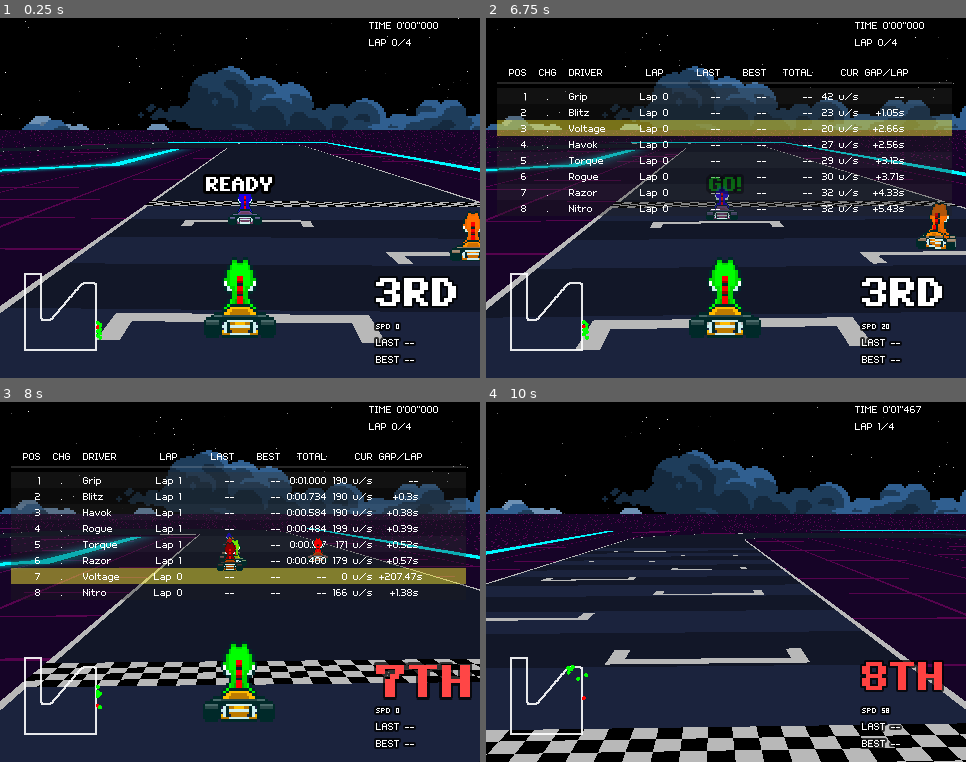
Above: before the commit, frames 1-4 (two rows, left to right).
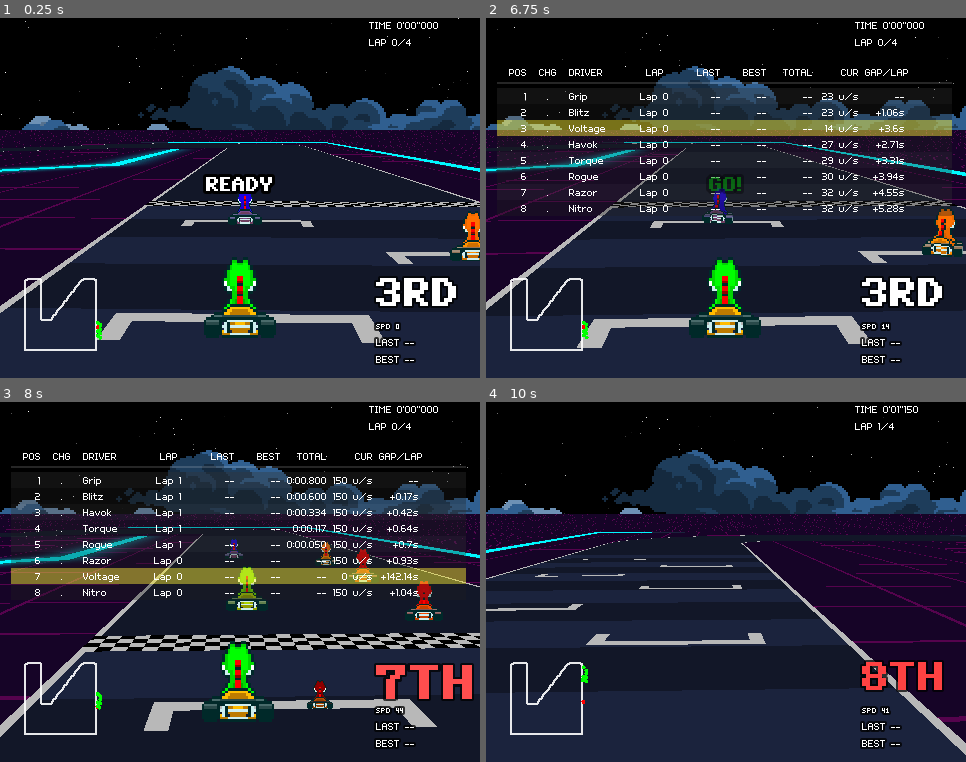
Above: after the commit, the same moments.

Repository: Tekknobot/Kart7
Game: Godot game, scene res://Scenes/main.tscn
Two runs of this game, one before a commit and one after it. Both use one fixed random seed, a clock stepped at 60 frames per second and the inputs below.
Inputs (mouse positions are in pixels of both pictures, inside the frame that each line leads up to):
- Up to frame 1 (0.25 s): no input
- Up to frame 2 (6.75 s): tap Enter (ui_accept) at 0.5, 5.75, 6.5 s; move the mouse to (831, 180) at 0.52 s; hold D (Right) 0.53-1.25 s; hold Shift (Drift) 0.53-1.25 s; click (831, 180) at 0.67 s; tap Space (Hop) at 0.77, 3.77 s; drag from (630, 216) to (702, 270) at 1.27 s; move the mouse to (774, 118) at 2.02 s; hold D (Right) 2.03-2.75 s; tap Tab at 2.1, 6.6 s; drag from (702, 270) to (582, 144) at 2.77 s; move the mouse to (870, 252) at 3.52 s; hold A (Left) 3.53-4.25 s; tap E (Item) at 3.6 s; drag from (582, 144) to (654, 108) at 4.27 s; move the mouse to (750, 198) at 5.02 s; hold S (Brake) 5.03-5.75 s; hold Shift (Drift) 5.03-5.75 s; click (750, 198) at 5.17 s; drag from (654, 108) to (630, 216) at 5.77 s; move the mouse to (831, 180) at 6.52 s; hold W (Forward) from 6.53 s (still down)
- Up to frame 3 (8 s): tap Space (Hop) at 6.77 s; release W (Forward) at 7.25 s; drag from (144, 600) to (216, 654) at 7.27 s
- Up to frame 4 (10 s): move the mouse to (774, 502) at 8.02 s; hold S (Brake) 8.03-8.75 s; tap E (Item) at 8.1 s; drag from (702, 654) to (582, 528) at 8.77 s; move the mouse to (870, 636) at 9.52 s; hold W (Forward) from 9.53 s (still down); hold Shift (Drift) from 9.53 s (still down); click (870, 636) at 9.67 s; tap Space (Hop) at 9.77 s

The runs differ from the first frame. In frame 1, 0.2% of the frame differs, in the area x 5-21%, y 70-85%; in frame 2, 2.4%; in frame 3, 17%; in frame 4, 17%, in the area x 0-100%, y 1-100%.

Commit message:
Dial in look aheads for AI.

Diff:
--- a/Scenes/main.tscn
+++ b/Scenes/main.tscn
@@ -1164,8 +1164,10 @@
 [node name="Voltage" type="Node2D" parent="Sprite Handler/Racers" node_paths=PackedStringArray("_collisionHandler", "_spriteGFX")]
 position = Vector2(-1.52588e-05, 0)
 script = ExtResource("8_lejxo")
+DUST_ON_MULT = 1.0
 collision_radius_px = 1.0
-_movementAccel = 130.0
+_movementAccel = 90.0
+_movementDeaccel = 90.0
 _collisionHandler = NodePath("../../../Map/Collision Handler")
 path_ref = NodePath("../../../SubViewport/PathOverlay2D")
 pseudo3d_ref = NodePath("../../../Map")
@@ -1177,6 +1179,7 @@
 ai_target_speed = 0.0
 mult_gravel = 0.75
 mult_offroad = 0.55
+broadcast_view_to_opponents = true
 _spriteGFX = NodePath("GFX")
 _mapPosition = Vector3(951, 0, 775)
 sprite_graphic_path = NodePath("GFX2/AngleSprite")
@@ -1285,41 +1288,61 @@
 [node name="Grip" type="Node2D" parent="Sprite Handler/Racers" node_paths=PackedStringArray("_collisionHandler", "_spriteGFX")]
 script = ExtResource("16_hibaj")
 player_ref = NodePath("../Voltage")
-lane_offset_px = 16.0
+lane_offset_px = 8.0
 target_speed = 150.0
-accel = 120.0
-max_speed_override = 420.0
+accel = 90.0
+max_turn_rate = 6.0
+lookahead_px = 16.0
+steer_gain = 4.0
+max_speed_override = 150.0
 catchup_gain_speed = 0.0
 min_ratio_vs_player = 1.0
 race_manager_ref = NodePath("../../../RaceManager")
-diff_speed_per_lap = 100.0
-diff_max_speed_per_lap = 5.0
+diff_speed_per_lap = 25.0
+diff_max_speed_per_lap = 25.0
+diff_catchup_gain_per_lap = 10.0
+diff_turn_per_lap = 4.0
 diff_max_speed_cap = 190.0
 diff_max_min_ratio = 1.0
-lane_lerp_hz = 16.0
+avoid_lookahead_s = 0.85
+avoid_width_px = 16.0
+lane_lerp_hz = 8.0
+pass_bias_outer_on_turn = 2.0
 block_slow_mult = 0.019
 draft_dist_px = 128.0
 draft_lateral_px = 32.0
 draft_speed_bonus = 25.0
-humanize_amp_px = 3.0
-merge_time_s = 0.0
+humanize_amp_px = 8.0
+humanize_freq_hz = 0.25
+humanize_noise_hz = 0.15
+humanize_nearby_fade_px = 16.0
+lookahead_px_base = 16.0
+lookahead_px_min = 16.0
+lookahead_px_max = 32.0
+lookahead_curv_boost = 64.0
+desired_yaw_half_life_s = 0.18
+merge_time_s = 1.2
 randomize_on_ready = true
-lane_chase_speed_px = 90.0
+lane_chase_speed_px = 150.0
+lane_chase_damp = 2.0
 _movementAccel = 90.0
-_movementDeaccel = 100.0
+_movementDeaccel = 90.0
 _collisionHandler = NodePath("../../../Map/Collision Handler")
 path_ref = NodePath("../../../SubViewport/PathOverlay2D")
 pseudo3d_ref = NodePath("../../../Map")
-lane_offset = 4.0
+lane_offset = 8.0
 ai_auto_launch = false
 ai_launch_delay_s = 0.0
 ai_launch_time_s = 0.0
-ai_target_speed = 110.0
+ai_target_speed = 150.0
 ai_auto_throttle = true
 ai_throttle_delay_s = 1.0
-mult_gravel = 0.019
-mult_offroad = 0.017
-mult_sink = 0.012
+ai_accel_per_sec = 0.0
+mult_gravel = 0.75
+mult_offroad = 0.55
+mult_sink = 0.33
+accel_surface_gain = 10.0
+broadcast_view_to_opponents = true
 _spriteGFX = NodePath("GFX/AngleSprite")
 
 [node name="GFX" type="Node" parent="Sprite Handler/Racers/Grip"]
@@ -1355,42 +1378,62 @@
 [node name="Torque" type="Node2D" parent="Sprite Handler/Racers" node_paths=PackedStringArray("_collisionHandler", "_spriteGFX")]
 script = ExtResource("16_hibaj")
 player_ref = NodePath("../Voltage")
-lane_offset_px = 16.0
+lane_offset_px = 8.0
 target_speed = 150.0
-accel = 120.0
-max_speed_override = 420.0
+accel = 90.0
+max_turn_rate = 6.0
+lookahead_px = 16.0
+steer_gain = 4.0
+max_speed_override = 150.0
 catchup_gain_speed = 0.0
 min_ratio_vs_player = 1.0
 race_manager_ref = NodePath("../../../RaceManager")
-diff_speed_per_lap = 100.0
-diff_max_speed_per_lap = 5.0
+diff_speed_per_lap = 25.0
+diff_max_speed_per_lap = 25.0
+diff_catchup_gain_per_lap = 10.0
+diff_turn_per_lap = 4.0
 diff_max_speed_cap = 195.0
 diff_max_min_ratio = 1.0
+avoid_lookahead_s = 0.85
+avoid_width_px = 16.0
+lane_lerp_hz = 8.0
+pass_bias_outer_on_turn = 2.0
 block_slow_mult = 0.019
 draft_dist_px = 128.0
 draft_lateral_px = 32.0
 draft_speed_bonus = 25.0
-humanize_amp_px = 3.0
-merge_time_s = 0.0
+humanize_amp_px = 8.0
+humanize_freq_hz = 0.25
+humanize_noise_hz = 0.15
+humanize_nearby_fade_px = 16.0
+lookahead_px_base = 16.0
+lookahead_px_min = 16.0
+lookahead_px_max = 32.0
+lookahead_curv_boost = 64.0
+desired_yaw_half_life_s = 0.18
+merge_time_s = 1.2
 randomize_on_ready = true
 random_seed = 1
-lane_chase_speed_px = 90.0
-_maxMovementSpeed = 110.0
+lane_chase_speed_px = 150.0
+lane_chase_damp = 2.0
 _movementAccel = 90.0
-_movementDeaccel = 100.0
+_movementDeaccel = 90.0
 _collisionHandler = NodePath("../../../Map/Collision Handler")
 path_ref = NodePath("../../../SubViewport/PathOverlay2D")
 pseudo3d_ref = NodePath("../../../Map")
-lane_offset = 4.0
+lane_offset = 8.0
 ai_auto_launch = false
 ai_launch_delay_s = 0.0
 ai_launch_time_s = 0.0
-ai_target_speed = 110.0
+ai_target_speed = 150.0
 ai_auto_throttle = true
 ai_throttle_delay_s = 1.0
-mult_gravel = 0.019
-mult_offroad = 0.017
-mult_sink = 0.012
+ai_accel_per_sec = 0.0
+mult_gravel = 0.75
+mult_offroad = 0.55
+mult_sink = 0.33
+accel_surface_gain = 10.0
+broadcast_view_to_opponents = true
 _spriteGFX = NodePath("GFX/AngleSprite")
 _mapPosition = Vector3(933, 0, 435)
 
@@ -1427,41 +1470,62 @@
 [node name="Razor" type="Node2D" parent="Sprite Handler/Racers" node_paths=PackedStringArray("_collisionHandler", "_spriteGFX")]
 script = ExtResource("16_hibaj")
 player_ref = NodePath("../Voltage")
-lane_offset_px = 16.0
+lane_offset_px = -8.0
 target_speed = 150.0
-accel = 120.0
-max_speed_override = 420.0
+accel = 90.0
+max_turn_rate = 6.0
+lookahead_px = 16.0
+steer_gain = 4.0
+max_speed_override = 150.0
 catchup_gain_speed = 0.0
 min_ratio_vs_player = 1.0
 race_manager_ref = NodePath("../../../RaceManager")
-diff_speed_per_lap = 100.0
-diff_max_speed_per_lap = 5.0
+diff_speed_per_lap = 25.0
+diff_max_speed_per_lap = 25.0
+diff_catchup_gain_per_lap = 10.0
+diff_turn_per_lap = 4.0
 diff_max_speed_cap = 200.0
 diff_max_min_ratio = 1.0
+avoid_lookahead_s = 0.85
+avoid_width_px = 16.0
+lane_lerp_hz = 8.0
+pass_bias_outer_on_turn = 2.0
 block_slow_mult = 0.019
 draft_dist_px = 128.0
 draft_lateral_px = 32.0
 draft_speed_bonus = 25.0
-humanize_amp_px = 3.0
-merge_time_s = 0.0
+humanize_amp_px = 8.0
+humanize_freq_hz = 0.25
+humanize_noise_hz = 0.15
+humanize_nearby_fade_px = 16.0
+lookahead_px_base = 16.0
+lookahead_px_min = 16.0
+lookahead_px_max = 32.0
+lookahead_curv_boost = 64.0
+desired_yaw_half_life_s = 0.18
+merge_time_s = 1.2
 randomize_on_ready = true
 random_seed = 2
-lane_chase_speed_px = 90.0
-_maxMovementSpeed = 110.0
+lane_chase_speed_px = 150.0
+lane_chase_damp = 2.0
 _movementAccel = 90.0
+_movementDeaccel = 90.0
 _collisionHandler = NodePath("../../../Map/Collision Handler")
 path_ref = NodePath("../../../SubViewport/PathOverlay2D")
 pseudo3d_ref = NodePath("../../../Map")
-lane_offset = 4.0
+lane_offset = 8.0
 ai_auto_launch = false
 ai_launch_delay_s = 0.0
 ai_launch_time_s = 0.0
-ai_target_speed = 110.0
+ai_target_speed = 150.0
 ai_auto_throttle = true
 ai_throttle_delay_s = 1.0
-mult_gravel = 0.019
-mult_offroad = 0.017
-mult_sink = 0.012
+ai_accel_per_sec = 0.0
+mult_gravel = 0.75
+mult_offroad = 0.55
+mult_sink = 0.33
+accel_surface_gain = 10.0
+broadcast_view_to_opponents = true
 _spriteGFX = NodePath("GFX/AngleSprite")
 _mapPosition = Vector3(933, 0, 435)
 
@@ -1498,40 +1562,62 @@
 [node name="Havok" type="Node2D" parent="Sprite Handler/Racers" node_paths=PackedStringArray("_collisionHandler", "_spriteGFX")]
 script = ExtResource("16_hibaj")
 player_ref = NodePath("../Voltage")
-lane_offset_px = 16.0
+lane_offset_px = -8.0
 target_speed = 150.0
-accel = 120.0
-max_speed_override = 420.0
+accel = 90.0
+max_turn_rate = 6.0
+lookahead_px = 16.0
+steer_gain = 4.0
+max_speed_override = 150.0
 catchup_gain_speed = 0.0
 min_ratio_vs_player = 1.0
 race_manager_ref = NodePath("../../../RaceManager")
-diff_speed_per_lap = 100.0
-diff_max_speed_per_lap = 5.0
+diff_speed_per_lap = 25.0
+diff_max_speed_per_lap = 25.0
+diff_catchup_gain_per_lap = 10.0
+diff_turn_per_lap = 4.0
 diff_max_speed_cap = 190.0
 diff_max_min_ratio = 1.0
+avoid_lookahead_s = 0.85
+avoid_width_px = 16.0
+lane_lerp_hz = 8.0
+pass_bias_outer_on_turn = 2.0
 block_slow_mult = 0.019
 draft_dist_px = 128.0
 draft_lateral_px = 32.0
 draft_speed_bonus = 25.0
-humanize_amp_px = 3.0
-merge_time_s = 0.0
+humanize_amp_px = 8.0
+humanize_freq_hz = 0.25
+humanize_noise_hz = 0.15
+humanize_nearby_fade_px = 16.0
+lookahead_px_base = 16.0
+lookahead_px_min = 16.0
+lookahead_px_max = 32.0
+lookahead_curv_boost = 64.0
+desired_yaw_half_life_s = 0.18
+merge_time_s = 1.2
 randomize_on_ready = true
 random_seed = 3
-lane_chase_speed_px = 90.0
+lane_chase_speed_px = 150.0
+lane_chase_damp = 2.0
 _movementAccel = 90.0
+_movementDeaccel = 90.0
 _collisionHandler = NodePath("../../../Map/Collision Handler")
 path_ref = NodePath("../../../SubViewport/PathOverlay2D")
 pseudo3d_ref = NodePath("../../../Map")
-lane_offset = 4.0
+lane_offset = 8.0
 ai_auto_launch = false
 ai_launch_delay_s = 0.0
 ai_launch_time_s = 0.0
-ai_target_speed = 110.0
+ai_target_speed = 150.0
 ai_auto_throttle = true
 ai_throttle_delay_s = 1.0
-mult_gravel = 0.019
-mult_offroad = 0.017
-mult_sink = 0.012
+ai_accel_per_sec = 0.0
+mult_gravel = 0.75
+mult_offroad = 0.55
+mult_sink = 0.33
+accel_surface_gain = 10.0
+broadcast_view_to_opponents = true
 _spriteGFX = NodePath("GFX/AngleSprite")
 _mapPosition = Vector3(933, 0, 435)
 
@@ -1568,41 +1654,62 @@
 [node name="Blitz" type="Node2D" parent="Sprite Handler/Racers" node_paths=PackedStringArray("_collisionHandler", "_spriteGFX")]
 script = ExtResource("16_hibaj")
 player_ref = NodePath("../Voltage")
-lane_offset_px = 16.0
+lane_offset_px = 12.0
 target_speed = 150.0
-accel = 120.0
-max_speed_override = 420.0
+accel = 90.0
+max_turn_rate = 6.0
+lookahead_px = 16.0
+steer_gain = 4.0
+max_speed_override = 150.0
 catchup_gain_speed = 0.0
 min_ratio_vs_player = 1.0
 race_manager_ref = NodePath("../../../RaceManager")
-diff_speed_per_lap = 100.0
-diff_max_speed_per_lap = 5.0
+diff_speed_per_lap = 25.0
+diff_max_speed_per_lap = 25.0
+diff_catchup_gain_per_lap = 10.0
+diff_turn_per_lap = 4.0
 diff_max_speed_cap = 190.0
 diff_max_min_ratio = 1.0
+avoid_lookahead_s = 0.85
+avoid_width_px = 16.0
+lane_lerp_hz = 8.0
+pass_bias_outer_on_turn = 2.0
 block_slow_mult = 0.019
 draft_dist_px = 128.0
 draft_lateral_px = 32.0
 draft_speed_bonus = 25.0
-humanize_amp_px = 3.0
-merge_time_s = 0.0
+humanize_amp_px = 8.0
+humanize_freq_hz = 0.25
+humanize_noise_hz = 0.15
+humanize_nearby_fade_px = 16.0
+lookahead_px_base = 16.0
+lookahead_px_min = 16.0
+lookahead_px_max = 32.0
+lookahead_curv_boost = 64.0
+desired_yaw_half_life_s = 0.18
+merge_time_s = 1.2
 randomize_on_ready = true
 random_seed = 4
-lane_chase_speed_px = 90.0
-_maxMovementSpeed = 110.0
+lane_chase_speed_px = 150.0
+lane_chase_damp = 2.0
 _movementAccel = 90.0
+_movementDeaccel = 90.0
 _collisionHandler = NodePath("../../../Map/Collision Handler")
 path_ref = NodePath("../../../SubViewport/PathOverlay2D")
 pseudo3d_ref = NodePath("../../../Map")
-lane_offset = 4.0
+lane_offset = 8.0
 ai_auto_launch = false
 ai_launch_delay_s = 0.0
 ai_launch_time_s = 0.0
-ai_target_speed = 110.0
+ai_target_speed = 150.0
 ai_auto_throttle = true
 ai_throttle_delay_s = 1.0
-mult_gravel = 0.019
-mult_offroad = 0.017
-mult_sink = 0.012
+ai_accel_per_sec = 0.0
+mult_gravel = 0.75
+mult_offroad = 0.55
+mult_sink = 0.33
+accel_surface_gain = 10.0
+broadcast_view_to_opponents = true
 _spriteGFX = NodePath("GFX/AngleSprite")
 _mapPosition = Vector3(933, 0, 435)
 
@@ -1639,41 +1746,62 @@
 [node name="Nitro" type="Node2D" parent="Sprite Handler/Racers" node_paths=PackedStringArray("_collisionHandler", "_spriteGFX")]
 script = ExtResource("16_hibaj")
 player_ref = NodePath("../Voltage")
-lane_offset_px = 16.0
+lane_offset_px = 12.0
 target_speed = 150.0
-accel = 120.0
-max_speed_override = 420.0
+accel = 90.0
+max_turn_rate = 6.0
+lookahead_px = 16.0
+steer_gain = 4.0
+max_speed_override = 150.0
 catchup_gain_speed = 0.0
 min_ratio_vs_player = 1.0
 race_manager_ref = NodePath("../../../RaceManager")
-diff_speed_per_lap = 100.0
-diff_max_speed_per_lap = 5.0
+diff_speed_per_lap = 25.0
+diff_max_speed_per_lap = 25.0
+diff_catchup_gain_per_lap = 10.0
+diff_turn_per_lap = 4.0
 diff_max_speed_cap = 195.0
 diff_max_min_ratio = 1.0
+avoid_lookahead_s = 0.85
+avoid_width_px = 16.0
+lane_lerp_hz = 8.0
+pass_bias_outer_on_turn = 2.0
 block_slow_mult = 0.019
 draft_dist_px = 128.0
 draft_lateral_px = 32.0
 draft_speed_bonus = 25.0
-humanize_amp_px = 3.0
-merge_time_s = 0.0
+humanize_amp_px = 8.0
+humanize_freq_hz = 0.25
+humanize_noise_hz = 0.15
+humanize_nearby_fade_px = 16.0
+lookahead_px_base = 16.0
+lookahead_px_min = 16.0
+lookahead_px_max = 32.0
+lookahead_curv_boost = 64.0
+desired_yaw_half_life_s = 0.18
+merge_time_s = 1.2
 randomize_on_ready = true
 random_seed = 5
-lane_chase_speed_px = 90.0
-_maxMovementSpeed = 110.0
+lane_chase_speed_px = 150.0
+lane_chase_damp = 2.0
 _movementAccel = 90.0
+_movementDeaccel = 90.0
 _collisionHandler = NodePath("../../../Map/Collision Handler")
 path_ref = NodePath("../../../SubViewport/PathOverlay2D")
 pseudo3d_ref = NodePath("../../../Map")
-lane_offset = 4.0
+lane_offset = 8.0
 ai_auto_launch = false
 ai_launch_delay_s = 0.0
 ai_launch_time_s = 0.0
-ai_target_speed = 110.0
+ai_target_speed = 150.0
 ai_auto_throttle = true
 ai_throttle_delay_s = 1.0
-mult_gravel = 0.019
-mult_offroad = 0.017
-mult_sink = 0.012
+ai_accel_per_sec = 0.0
+mult_gravel = 0.75
+mult_offroad = 0.55
+mult_sink = 0.33
+accel_surface_gain = 10.0
+broadcast_view_to_opponents = true
 _spriteGFX = NodePath("GFX/AngleSprite")
 _mapPosition = Vector3(933, 0, 435)
 
@@ -1710,41 +1838,62 @@
 [node name="Rogue" type="Node2D" parent="Sprite Handler/Racers" node_paths=PackedStringArray("_collisionHandler", "_spriteGFX")]
 script = ExtResource("16_hibaj")
 player_ref = NodePath("../Voltage")
-lane_offset_px = 16.0
+lane_offset_px = -12.0
 target_speed = 150.0
-accel = 120.0
-max_speed_override = 420.0
+accel = 90.0
+max_turn_rate = 6.0
+lookahead_px = 16.0
+steer_gain = 4.0
+max_speed_override = 150.0
 catchup_gain_speed = 0.0
 min_ratio_vs_player = 1.0
 race_manager_ref = NodePath("../../../RaceManager")
-diff_speed_per_lap = 85.0
-diff_max_speed_per_lap = 5.0
+diff_speed_per_lap = 25.0
+diff_max_speed_per_lap = 25.0
+diff_catchup_gain_per_lap = 10.0
+diff_turn_per_lap = 4.0
 diff_max_speed_cap = 200.0
 diff_max_min_ratio = 1.0
+avoid_lookahead_s = 0.85
+avoid_width_px = 16.0
+lane_lerp_hz = 8.0
+pass_bias_outer_on_turn = 2.0
 block_slow_mult = 0.019
 draft_dist_px = 128.0
 draft_lateral_px = 32.0
 draft_speed_bonus = 25.0
-humanize_amp_px = 3.0
-merge_time_s = 0.0
+humanize_amp_px = 8.0
+humanize_freq_hz = 0.25
+humanize_noise_hz = 0.15
+humanize_nearby_fade_px = 16.0
+lookahead_px_base = 16.0
+lookahead_px_min = 16.0
+lookahead_px_max = 32.0
+lookahead_curv_boost = 64.0
+desired_yaw_half_life_s = 0.18
+merge_time_s = 1.2
 randomize_on_ready = true
 random_seed = 6
-lane_chase_speed_px = 90.0
-_maxMovementSpeed = 110.0
+lane_chase_speed_px = 150.0
+lane_chase_damp = 2.0
 _movementAccel = 90.0
+_movementDeaccel = 90.0
 _collisionHandler = NodePath("../../../Map/Collision Handler")
 path_ref = NodePath("../../../SubViewport/PathOverlay2D")
 pseudo3d_ref = NodePath("../../../Map")
-lane_offset = 4.0
+lane_offset = 8.0
 ai_auto_launch = false
 ai_launch_delay_s = 0.0
 ai_launch_time_s = 0.0
-ai_target_speed = 110.0
+ai_target_speed = 150.0
 ai_auto_throttle = true
 ai_throttle_delay_s = 1.0
-mult_gravel = 0.019
-mult_offroad = 0.017
-mult_sink = 0.012
+ai_accel_per_sec = 0.0
+mult_gravel = 0.75
+mult_offroad = 0.55
+mult_sink = 0.33
+accel_surface_gain = 10.0
+broadcast_view_to_opponents = true
 _spriteGFX = NodePath("GFX/AngleSprite")
 _mapPosition = Vector3(933, 0, 435)
 
@@ -1979,7 +2128,7 @@
 script = ExtResource("21_pdsj5")
 line_width = 1.0
 color = Color(1, 0, 0, 0)
-points = PackedVector2Array(906, 555, 906, 145, 740, 145, 388, 556, 288, 556, 288, 38, 108, 38, 108, 899, 909, 900)
+points = PackedVector2Array(906, 555, 906, 100, 740, 100, 388, 556, 288, 556, 288, 100, 108, 100, 108, 900, 909, 900)
 show_debug_markers = false
 follow_speed_px_sec = 160.0
 
--- a/Scripts/On Screen Elements/SpriteHandler.gd
+++ b/Scripts/On Screen Elements/SpriteHandler.gd
@@ -1372,6 +1372,11 @@
 			to_remove.append(id)
 			continue
 
+		# ✅ skip non-player so only the player gets the grid launch
+		if el != _player:
+			to_remove.append(id)
+			continue
+
 		var target  := float(data["target"])
 		var accel   := float(data["accel"])
 		var fwd     := data["dir"] as Vector3
--- a/Scripts/World Elements/Racers/Opponent.gd
+++ b/Scripts/World Elements/Racers/Opponent.gd
@@ -369,7 +369,14 @@
 	var right: Vector2 = _right_smooth.normalized()
 
 	# --- steering target using smoothed lookahead ---
-	var tgt := _uv_and_tangent_smooth(_s_px + lookahead_px_base * 1.0)
+	# 0 = tight, 1 = straight
+	var t0 := _tangent_at_distance(_s_px)
+	var t1 := _tangent_at_distance(_s_px + 80.0)
+	var straightness = clamp((t0.dot(t1) + 1.0) * 0.5, 0.0, 1.0)  # [-1..1] -> [0..1]
+	var L = clamp(lookahead_px_base + lookahead_curv_boost * straightness,
+				   lookahead_px_min, lookahead_px_max)
+	var tgt := _uv_and_tangent_smooth(_s_px + L)
+
 	var to_t = (tgt["uv"] - p_uv)
 	var to_t_len = to_t.length()
 	if to_t_len > 0.00001:
@@ -383,8 +390,6 @@
 	_heading = wrapf(_heading + yaw_step, -PI, PI)
 
 	# --- curvature proxy using smoothed tangents (no snap) ---
-	var t0: Vector2 = fwd_smooth
-	var t1: Vector2 = _uv_and_tangent_smooth(_s_px + lookahead_px * 0.5)["tan"]
 	var dot_raw: float = clamp(t0.dot(t1), -1.0, 1.0)
 	var curv_approx: float = 1.0 - max(dot_raw, -1.0)
 
@@ -1100,7 +1105,7 @@
 	var fwd_nudge := 0.0
 	if err_fwd > 0.0:
 		# small assist that diminishes with speed; tune 0.4..0.8
-		fwd_nudge = min(80.0, err_fwd * 0.6)
+		fwd_nudge = min(0.0, err_fwd * 0.15)
 
 	# compose intended velocity (px/s)
 	var v_forward := fwd * (_movementSpeed + fwd_nudge)
--- a/Scripts/World Elements/Racers/Player.gd
+++ b/Scripts/World Elements/Racers/Player.gd
@@ -4,7 +4,7 @@
 # === Controls & Drift/Hop Settings ===
 const HOP_DURATION := 0.18
 const HOP_HEIGHT := 10.0
-const HOP_SPEED_BOOST := 1.01
+const HOP_SPEED_BOOST := 1.001
 
 const DRIFT_MIN_SPEED := 20.0
 const DRIFT_STEER_MULT := 1.65
